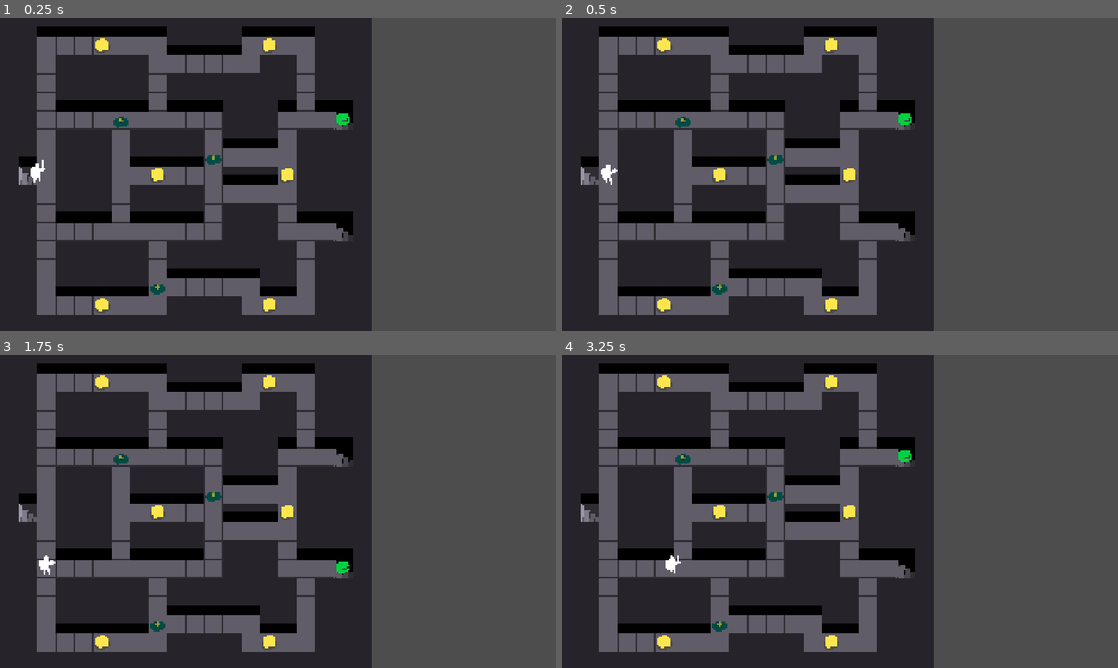
Above: before the commit, frames 1-4 (two rows, left to right).
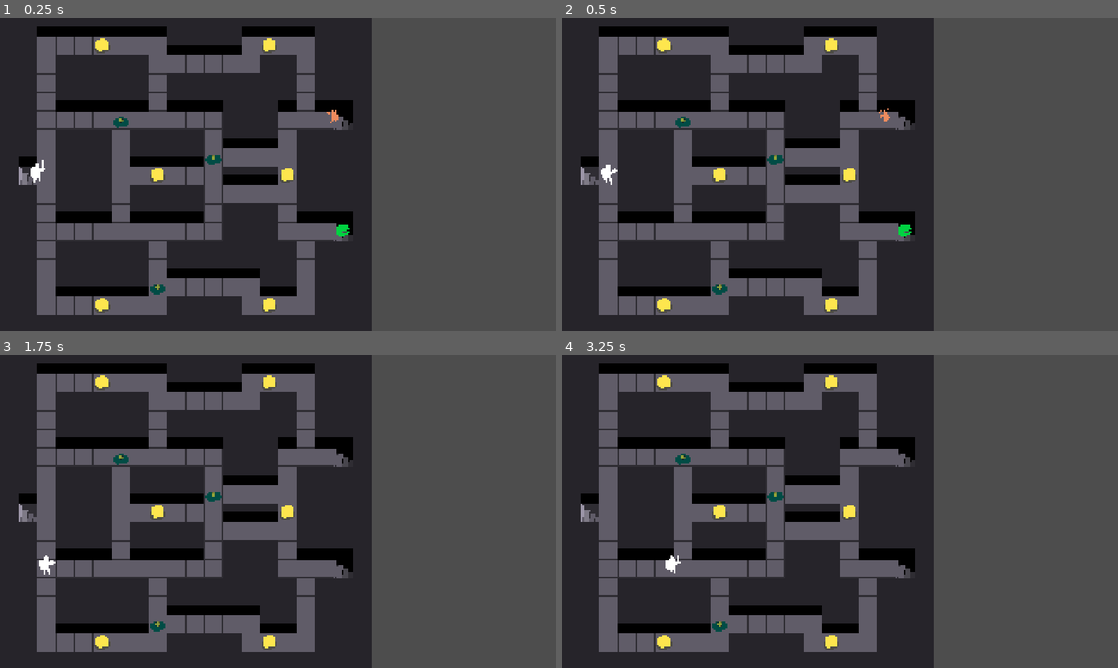
Above: after the commit, the same moments.

Repository: NunoDasNeves/igc-jam-godot-template
Game: Godot game, scene res://main.tscn
Two runs of this game, one before a commit and one after it. Both use one fixed random seed, a clock stepped at 60 frames per second and the inputs below.
Inputs:
- Up to frame 1 (0.25 s): no input
- Up to frame 2 (0.5 s): no input
- Up to frame 3 (1.75 s): tap Enter at 0.5 s; hold D (Right) 0.53-1.28 s; hold K 0.53-1.28 s; hold S (Down) from 1.28 s (still down); tap Z (Attack) at 1.35 s; tap K at 1.55 s
- Up to frame 4 (3.25 s): release S (Down) at 2.03 s; hold D (Right) 2.03-2.78 s; hold K 2.03-2.78 s; tap X (Interact) at 2.1 s; hold W (Up) from 2.78 s (still down); tap K at 2.85 s

The runs differ from the first frame. In frame 1, 0.2% of the frame differs, in the area x 58-63%, y 29-70%; in frame 2, 0.2%; in frame 3, less than 0.1%; in frame 4, less than 0.1%.

Commit message:
add char_killed signal and fix respawning of player, demon, hero

Diff:
--- a/entities/demon/demon.gd
+++ b/entities/demon/demon.gd
@@ -64,7 +64,10 @@
 			anim_tween = get_tree().create_tween()
 			anim_tween.tween_property(flip_node, "rotation_degrees", 90, 0.3)
 			anim_tween.tween_interval(0.3)
-			anim_tween.tween_callback(func (): queue_free())
+			anim_tween.tween_callback(func ():
+				Events.char_killed.emit(self)
+				queue_free()
+			)
 
 	state = new_state
 
--- a/entities/hero/hero_class.gd
+++ b/entities/hero/hero_class.gd
@@ -95,7 +95,10 @@
 			anim_tween = get_tree().create_tween()
 			anim_tween.tween_property(flip_node, "rotation_degrees", 90, 0.3)
 			anim_tween.tween_interval(0.3)
-			anim_tween.tween_callback(func (): queue_free())
+			anim_tween.tween_callback(func ():
+				Events.char_killed.emit(self)
+				queue_free()
+			)
 
 	state = new_state
 
--- a/entities/mimic/mimic_class.gd
+++ b/entities/mimic/mimic_class.gd
@@ -66,7 +66,10 @@
 			chest_poly.hide()
 			attack_node.hide()
 			state_tween = get_tree().create_tween()
-			state_tween.tween_callback(func (): queue_free())
+			state_tween.tween_callback(func ():
+				Events.char_killed.emit(self)
+				queue_free()
+			)
 
 	state = new_state
 
--- a/events.gd
+++ b/events.gd
@@ -1,3 +1,4 @@
 extends Node
 
 signal entity_collected(entity: Entity)
+signal char_killed(entity: Entity)
--- a/levels/level.gd
+++ b/levels/level.gd
@@ -8,15 +8,16 @@
 @export var max_heroes: int = 1
 @export var max_monsters: int = 1
 
+var spawn_points: Dictionary[String, Array] = {}
+
 var hero_spawn_points: Array[SpawnPoint] = []
 var monster_spawn_points: Array[SpawnPoint] = []
 var chest_spawn_points: Array[SpawnPoint] = []
 var sight_orb_spawn_points: Array[SpawnPoint] = []
 
-func create_spawn_point(coord: Vector2i, cooldown_secs: float = 0) -> SpawnPoint:
+func create_spawn_point(coord: Vector2i) -> SpawnPoint:
 	var point = preload("res://levels/spawn_point.tscn").instantiate()
 	point.coord = coord
-	point.cooldown_secs = cooldown_secs
 	point.position = other_tiles.map_to_local(coord)
 	add_child(point)
 	return point
@@ -27,13 +28,18 @@
 	for coord: Vector2i in other_coords:
 		var tile_data: TileData = other_tiles.get_cell_tile_data(coord)
 		if tile_data.get_custom_data("stairs_up"):
-			hero_spawn_points.append(create_spawn_point(coord, 0.5))
+			hero_spawn_points.append(create_spawn_point(coord))
 		if tile_data.get_custom_data("stairs_down"):
-			monster_spawn_points.append(create_spawn_point(coord, 0.5))
+			monster_spawn_points.append(create_spawn_point(coord))
 		if tile_data.get_custom_data("chest"):
 			chest_spawn_points.append(create_spawn_point(coord))
 		if tile_data.get_custom_data("sight_orb"):
 			sight_orb_spawn_points.append(create_spawn_point(coord))
+
+	spawn_points["hero"] = hero_spawn_points
+	spawn_points["monster"] = monster_spawn_points
+	spawn_points["chest"] = chest_spawn_points
+	spawn_points["sight_orb"] = sight_orb_spawn_points
 
 	# create pathing tiles
 	var floor_coords = floor_tiles.get_used_cells()
--- a/levels/spawn_point.gd
+++ b/levels/spawn_point.gd
@@ -1,29 +1,21 @@
 class_name SpawnPoint extends Node2D
 
 @onready var delay_timer: Timer = $DelayTimer
-@onready var cooldown_timer: Timer = $CooldownTimer
 @onready var area: Area2D = $Area2D
 
 var coord: Vector2i
-# delay before this spawnpoint can be used again (for hero/monster spawners)
-var cooldown_secs: float = 0
 
 # if set, ready to actually spawn once area is clear
 var _spawn_scene: PackedScene
 var _spawn_parent: Node
 
 func _ready() -> void:
-	cooldown_timer.stop()
 	delay_timer.stop()
 
 func _physics_process(_delta: float) -> void:
-	if _spawn_scene and can_spawn() and area.get_overlapping_bodies().size() == 0:
+	if _spawn_scene and delay_timer.time_left <= 0 and area.get_overlapping_bodies().size() == 0:
 		_do_spawn(_spawn_scene, _spawn_parent)
 		_spawn_scene = null
-
-func _queue_spawn_asap(scene: PackedScene, parent: Node) -> void:
-	_spawn_scene = scene
-	_spawn_parent = parent
 
 func _do_spawn(scene: PackedScene, entities_parent: Node) -> void:
 	var node = scene.instantiate()
@@ -32,20 +24,18 @@
 	#print("spawn at %s" % global_position)
 	# this shoould be the case - $Level, $Entities, $World shouldn't be transformed..
 	assert(node.position == node.global_position)
-	# wait a bit before this spawner can be used again
-	cooldown_timer.start(cooldown_secs)
 
 func queue_spawn(scene: PackedScene, parent: Node, delay_secs: float = 0) -> void:
 	if !can_spawn():
-		print ("Tried to queue_spawn() while cooldown running!")
+		print ("Tried to queue_spawn() but can't use this one")
+
+	_spawn_scene = scene
+	_spawn_parent = parent
+
 	if delay_secs == 0:
 		delay_timer.stop()
-		_queue_spawn_asap(scene, parent)
 	else:
 		delay_timer.start(delay_secs)
-		for call_dict in delay_timer.timeout.get_connections():
-			delay_timer.timeout.disconnect(call_dict.callable)
-		delay_timer.timeout.connect(func (): _queue_spawn_asap(scene, parent))
 
 func can_spawn() -> bool:
-	return cooldown_timer.time_left <= 0
+	return _spawn_scene == null and delay_timer.time_left <= 0
--- a/levels/spawn_point.tscn
+++ b/levels/spawn_point.tscn
@@ -11,9 +11,6 @@
 [node name="DelayTimer" type="Timer" parent="."]
 one_shot = true
 
-[node name="CooldownTimer" type="Timer" parent="."]
-one_shot = true
-
 [node name="Area2D" type="Area2D" parent="."]
 collision_layer = 0
 collision_mask = 7
--- a/world.gd
+++ b/world.gd
@@ -2,16 +2,28 @@
 
 const chest_scene = preload("res://entities/chest/chest.tscn")
 const sight_orb_scene = preload("res://entities/sight_orb/sight_orb.tscn")
+const mimic_scene: PackedScene = preload("res://entities/mimic/mimic.tscn")
+const hero_scene: PackedScene = preload("res://entities/hero/hero.tscn")
+const demon_scene: PackedScene = preload("res://entities/demon/demon.tscn")
 
 @onready var entities_container: Node2D = $Entities
 @onready var level: Level = $Level
 
+class QueuedSpawn extends RefCounted:
+	var scene: PackedScene
+	var spawn_point_name: String
+	var delay_secs: float = 0
+
+var spawn_queue: Array[QueuedSpawn]
+
 func _ready() -> void:
 	Events.entity_collected.connect(trigger_collectible_respawn)
+	Events.char_killed.connect(trigger_char_respawn)
 	for chest_spawner: SpawnPoint in level.chest_spawn_points:
 		chest_spawner.queue_spawn(chest_scene, entities_container)
 	for sight_orb_spawner: SpawnPoint in level.sight_orb_spawn_points:
 		sight_orb_spawner.queue_spawn(sight_orb_scene, entities_container)
+	initial_char_spawn()
 
 func _process(_delta: float) -> void:
 	pass
@@ -72,19 +84,34 @@
 		if to_center.dot(move_dir) > 0 or !level.coord_is_wall(coord + move_n_dir):
 			entity.move_dir = move_dir
 
-func spawn_entities(spawners: Array[SpawnPoint], num: int, scene:PackedScene) -> void:
-	spawners.shuffle()
-	while num > 0 and spawners.size() > 0:
-		var spawner = spawners.pop_back()
-		if spawner.can_spawn():
-			spawner.queue_spawn(scene, entities_container)
-			num -= 1
+# Queue something to spawn as soon as a spawn point is available
+func queue_spawn(scene: PackedScene, spawn_point_name: String, delay_secs: float = 0):
+	var queued_spawn = QueuedSpawn.new()
+	queued_spawn.scene = scene
+	queued_spawn.spawn_point_name = spawn_point_name
+	queued_spawn.delay_secs = delay_secs
+	spawn_queue.append(queued_spawn)
 
-func spawn_entities_by_group_count(group_name: String, max_count: int, spawn_points: Array[SpawnPoint], scene: PackedScene):
-	var curr_count = get_tree().get_node_count_in_group(group_name)
-	var num_to_spawn = max(max_count - curr_count, 0)
-	if num_to_spawn > 0:
-		spawn_entities(spawn_points.duplicate(), num_to_spawn, scene)
+# Process the spawn_queue to find available spawners
+func try_spawn_queued():
+	while spawn_queue.size() > 0:
+		var succeeded: bool = false
+		var queued: QueuedSpawn = spawn_queue[0]
+		var spawners: Array[SpawnPoint] = level.spawn_points[queued.spawn_point_name]
+		if !spawners:
+			continue
+		spawners = spawners.duplicate()
+		spawners.shuffle()
+		# find a spawner that can spawn
+		while spawners.size() > 0:
+			var spawner = spawners.pop_back()
+			if spawner.can_spawn():
+				spawner.queue_spawn(queued.scene, entities_container, queued.delay_secs)
+				succeeded = true
+				break
+		# done with this queued spawn; take it out of the list
+		if succeeded:
+			spawn_queue.pop_front()
 
 func trigger_collectible_respawn(entity: Entity) -> void:
 	assert(entity.collectible)
@@ -105,18 +132,28 @@
 	var spawn_point: SpawnPoint = spawn_points[idx]
 	spawn_point.queue_spawn(scene, entities_container, 10)
 
+func trigger_char_respawn(entity: Entity):
+	if entity is Mimic:
+		queue_spawn(mimic_scene, "monster", 3)
+	elif entity is Demon:
+		queue_spawn(demon_scene, "monster", 3)
+	elif entity is Hero:
+		queue_spawn(hero_scene, "hero", 3)
+
+func initial_char_spawn():
+	queue_spawn(mimic_scene, "monster")
+	queue_spawn(demon_scene, "monster")
+	queue_spawn(hero_scene, "hero")
+
 func _physics_process(delta: float) -> void:
 	for entity: Entity in entities_container.get_children():
 		process_entity(entity)
 
-	# TODO do this with a signal or something
-	# currently a killed monster/hero respawns instantly, there should be a delay
-	# and this method makes that trickier than it should be...
-	spawn_entities_by_group_count("hero", level.max_heroes, level.hero_spawn_points, preload("res://entities/hero/hero.tscn"))
-	spawn_entities_by_group_count("monster", level.max_monsters, level.monster_spawn_points, preload("res://entities/mimic/mimic.tscn"))
+	try_spawn_queued()
 
 	# kill first monster in group, for testing spawning
 	if Input.is_key_pressed(KEY_K):
 		var monsters = get_tree().get_nodes_in_group("monster")
 		if monsters.size() > 0:
 			monsters[0].queue_free()
+			Events.char_killed.emit(monsters[0])
